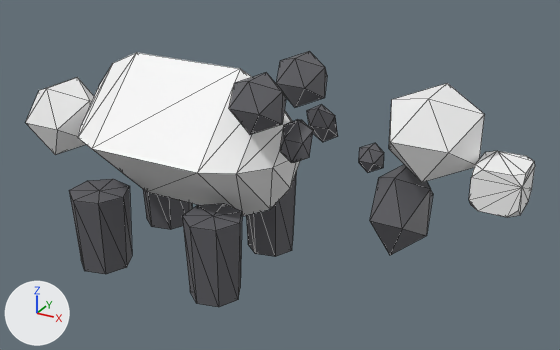
One commit to the glTF model public/studio/v2.15.0/d_panda/model.glb: the scene before it, then after it.
One viewpoint serves both versions: a 50 mm camera at (4.73, -6.54, 4.38) aimed at (1.05, 0.15, 1.03). The lights are fixed; the arrows at lower left show +X, +Y and +Z. The first picture is the older version. Mesh edges are drawn as thin lines. Where no turn or scale is listed for an object, it has been applied to the vertices.

In view in the first picture: 'part0', 'part1', 'part10', 'part11', 'part12', 'part13', 'part2', 'part3', 'part4', 'part6', 'part7', 'part8', 'part9' and 1 more.
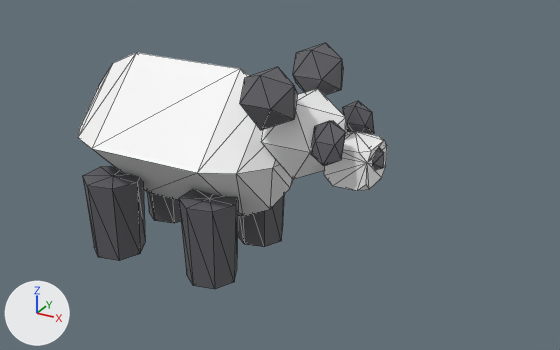
What changed in the scene script:
```text
Change me_geometry_1:
    remove me_geometry_1.from_pydata(...)  # 12 vertices, 20 faces; spans x -2.219..-1.411, y -0.417..0.417, z 0.845..1.679
    add me_geometry_1.from_pydata(...)  # 12 vertices, 20 faces; spans x -1.024..-0.216, y -0.417..0.417, z 0.903..1.737
    me_geometry_1 part 1: the whole mesh is moved by (1.195, 0.0, 0.058)
Change me_geometry_2:
    remove me_geometry_2.from_pydata(...)  # 12 vertices, 20 faces; spans x 2.226..2.753, y -0.434..0.434, z 0.645..1.462
    add me_geometry_2.from_pydata(...)  # 12 vertices, 20 faces; spans x 0.156..0.684, y -0.434..0.434, z 0.892..1.708
    me_geometry_2 part 2: the whole mesh is moved by (-2.07, 0.0, 0.246)
Change me_geometry_3:
    remove me_geometry_3.from_pydata(...)  # 12 vertices, 20 faces; spans x 2.313..3.181, y -0.425..0.425, z 1.473..2.272
    add me_geometry_3.from_pydata(...)  # 12 vertices, 20 faces; spans x 0.986..1.854, y -0.425..0.425, z 1.22..2.02
    me_geometry_3 part 3: the whole mesh is moved by (-1.327, 0.0, -0.252)
Change me_geometry_4:
    remove me_geometry_4.from_pydata(...)  # 24 vertices, 44 faces; spans x 3.187..3.627, y -0.25..0.25, z 1.305..1.705
    add me_geometry_4.from_pydata(...)  # 24 vertices, 44 faces; spans x 1.76..2.2, y -0.25..0.25, z 1.24..1.64
    me_geometry_4 part 4: the whole mesh is moved by (-1.427, 0.0, -0.065)
Change me_geometry_6:
    remove me_geometry_6.from_pydata(...)  # 12 vertices, 20 faces; spans x 0.879..1.407, y 0.193..0.721, z 1.763..2.291
    add me_geometry_6.from_pydata(...)  # 12 vertices, 20 faces; spans x 1.036..1.564, y 0.256..0.784, z 1.856..2.384
    me_geometry_6 part 5: the whole mesh is moved by (0.157, 0.063, 0.093)
Change me_geometry_7:
    remove me_geometry_7.from_pydata(...)  # 12 vertices, 20 faces; spans x 0.879..1.407, y -0.721..-0.193, z 1.763..2.291
    add me_geometry_7.from_pydata(...)  # 12 vertices, 20 faces; spans x 1.036..1.564, y -0.784..-0.256, z 1.856..2.384
    me_geometry_7 part 6: the whole mesh is moved by (0.157, -0.063, 0.093)
Change me_geometry_8:
    remove me_geometry_8.from_pydata(...)  # 12 vertices, 20 faces; spans x 1.307..1.63, y 0.182..0.393, z 1.43..1.861
    add me_geometry_8.from_pydata(...)  # 12 vertices, 20 faces; spans x 1.678..2.002, y 0.254..0.466, z 1.505..1.935
    me_geometry_8 part 7: the whole mesh is moved by (0.372, 0.073, 0.075)
Change me_geometry_9:
    remove me_geometry_9.from_pydata(...)  # 12 vertices, 20 faces; spans x 1.307..1.63, y -0.393..-0.182, z 1.43..1.861
    add me_geometry_9.from_pydata(...)  # 12 vertices, 20 faces; spans x 1.678..2.002, y -0.466..-0.254, z 1.505..1.935
    me_geometry_9 part 8: the whole mesh is moved by (0.372, -0.073, 0.075)
Change me_geometry_10:
    remove me_geometry_10.from_pydata(...)  # 16 vertices, 28 faces; spans x 0.388..0.996, y 0.294..0.918, z -0.144..0.776
    add me_geometry_10.from_pydata(...)  # 16 vertices, 28 faces; spans x 0.292..0.9, y 0.208..0.832, z 0.0..0.92
    me_geometry_10 part 9: the whole mesh is moved by (-0.096, -0.086, 0.144)
Change me_geometry_11:
    remove me_geometry_11.from_pydata(...)  # 16 vertices, 28 faces; spans x 0.388..0.996, y -0.918..-0.294, z -0.144..0.776
    add me_geometry_11.from_pydata(...)  # 16 vertices, 28 faces; spans x 0.292..0.9, y -0.832..-0.208, z 0.0..0.92
    me_geometry_11 part 10: the whole mesh is moved by (-0.096, 0.086, 0.144)
Change me_geometry_12:
    remove me_geometry_12.from_pydata(...)  # 16 vertices, 28 faces; spans x -1.137..-0.491, y 0.286..0.949, z -0.164..0.736
    add me_geometry_12.from_pydata(...)  # 16 vertices, 28 faces; spans x -1.006..-0.36, y 0.189..0.851, z 0.0..0.9
    me_geometry_12 part 11: the whole mesh is moved by (0.131, -0.097, 0.164)
Change me_geometry_13:
    remove me_geometry_13.from_pydata(...)  # 16 vertices, 28 faces; spans x -1.137..-0.491, y -0.949..-0.286, z -0.164..0.736
    add me_geometry_13.from_pydata(...)  # 16 vertices, 28 faces; spans x -1.006..-0.36, y -0.851..-0.189, z 0.0..0.9
    me_geometry_13 part 12: the whole mesh is moved by (0.131, 0.097, 0.164)
```

Location of each change, (x1, y1, x2, y2) in pixels of the pictures (560 x 350 px):
'part3', moved
    before: (389, 83, 484, 182)
    after: (261, 89, 347, 179)
'part13', moved
    before: (69, 179, 132, 274)
    after: (83, 166, 145, 261)
'part11', moved
    before: (182, 203, 242, 307)
    after: (179, 189, 238, 289)
'part4', moved
    before: (469, 151, 535, 217)
    after: (324, 131, 387, 191)
'part2', moved (not visible afterwards)
    before: (370, 165, 433, 255)
'part1', moved (not visible afterwards)
    before: (26, 77, 94, 155)
'part7', moved
    before: (229, 72, 286, 134)
    after: (240, 67, 298, 130)
'part6', moved
    before: (276, 51, 327, 107)
    after: (293, 43, 343, 95)
'part10', moved
    before: (246, 174, 296, 256)
    after: (238, 195, 284, 247)
'part9', moved
    before: (280, 119, 313, 163)
    after: (311, 121, 346, 165)
'part8', moved
    before: (307, 104, 338, 142)
    after: (343, 101, 374, 134)
'part12', moved
    before: (143, 189, 192, 230)
    after: (147, 192, 181, 223)
